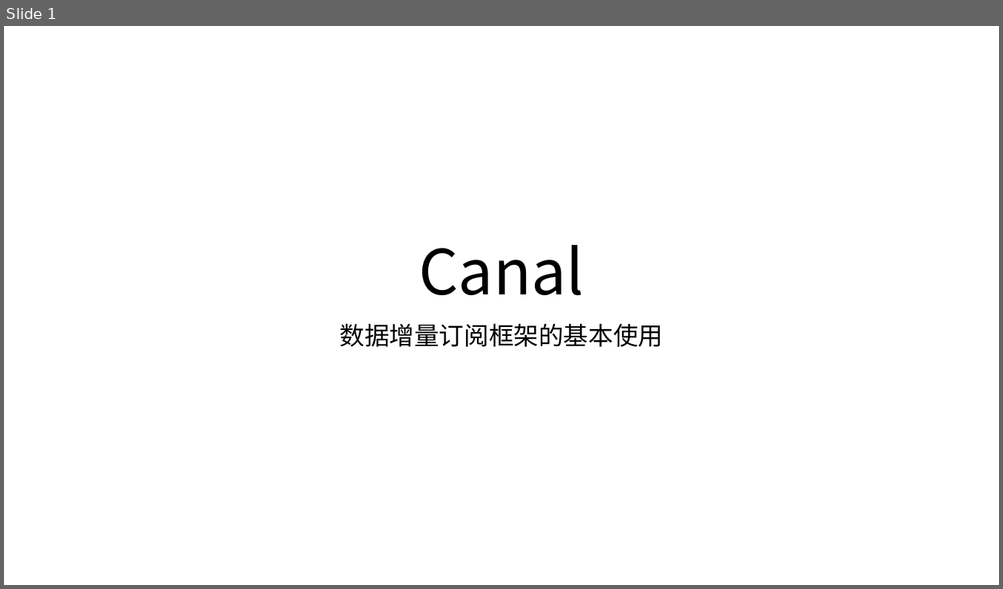
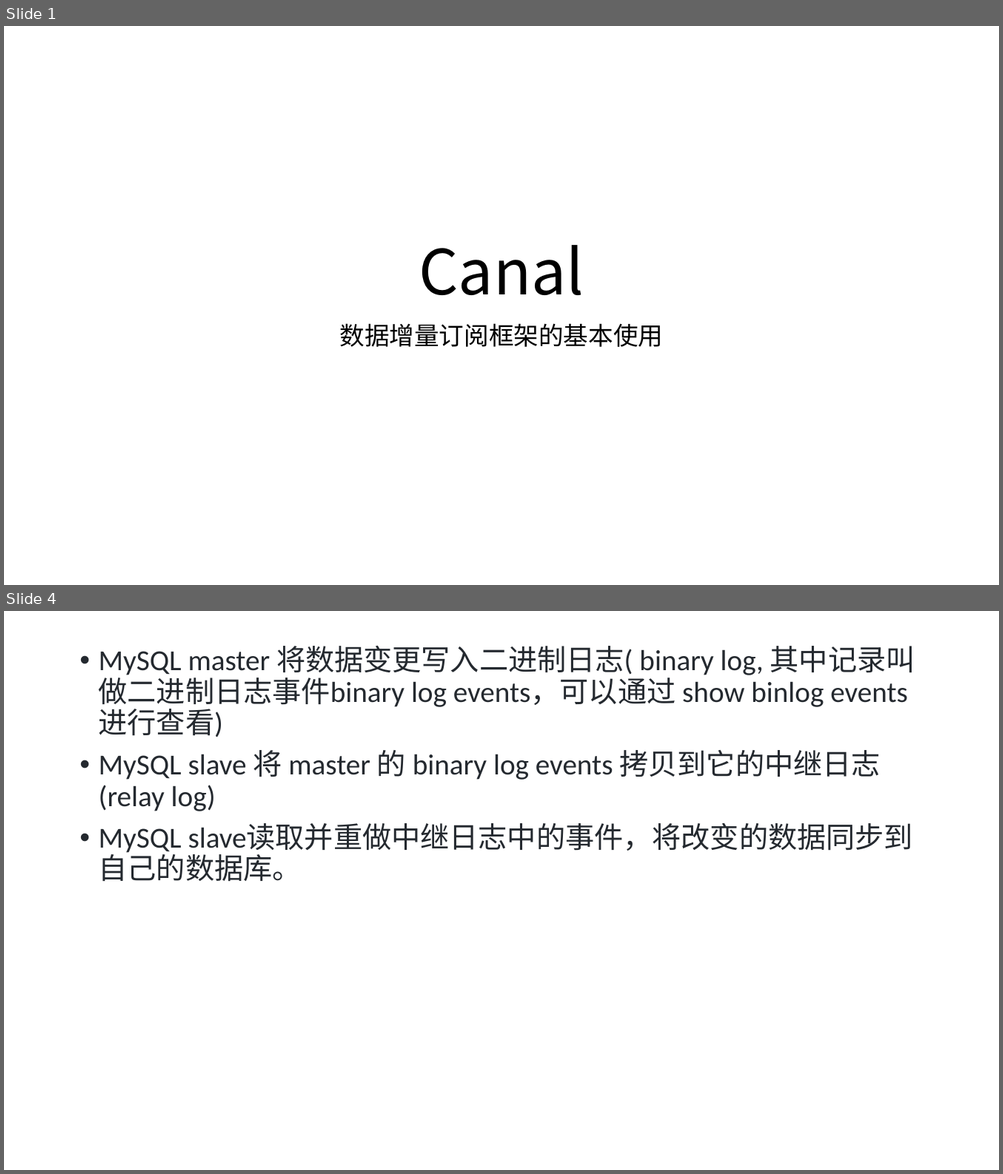
Before and after one commit to xiaoyong1219/StudyNoteRepository, a slide deck: 9、Canal笔记/Canal.pptx. Shown one above the other, each under a label of ours: slide 1 before the commit, slides 1 and 4 after it; the slides between them are not shown. The pictures are 1003x589 and 1003x1174 pixels, drawn with LibreOffice and Linux fonts; fonts in the diff are those of the drawing. Boxes give left, top, right and bottom in pixels: in the first picture for what was removed or moved away, otherwise in the second. Text is boxed around its words. In the diff, an @@ line names an element or a change of style, - is before the commit and + after.

```diff
--- a/9、Canal笔记/Canal.pptx
+++ b/9、Canal笔记/Canal.pptx
@@ slide 4 added at (4,611,999,1170), background #FFFFFF @@
@@ text added at (99,646,915,881), 28 pt, text #24292F @@
+• MySQL master 将数据变更写入二进制日志( binary log, 其中记录叫做二进制日志事件binary log events，可以通过 show binlog events 进行查看)
+• MySQL slave 将 master 的 binary log events 拷贝到它的中继日志(relay log)
+• MySQL slave读取并重做中继日志中的事件，将改变的数据同步到自己的数据库。
```
Also in this commit, not shown: 4 slides changed, 3 other slides added, 3 slides removed, 1 other file.
